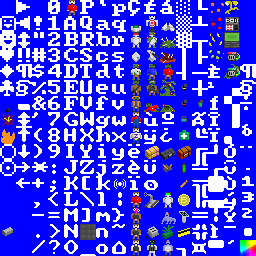
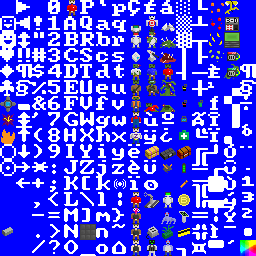
Two versions of the same layered image (w=256, h=256). Layer-by-layer changes:
added layer "teleporter" above "Layer 0" over [0, 96, 16, 112]
painted on "Layer 0" over [5, 108, 11, 112]
